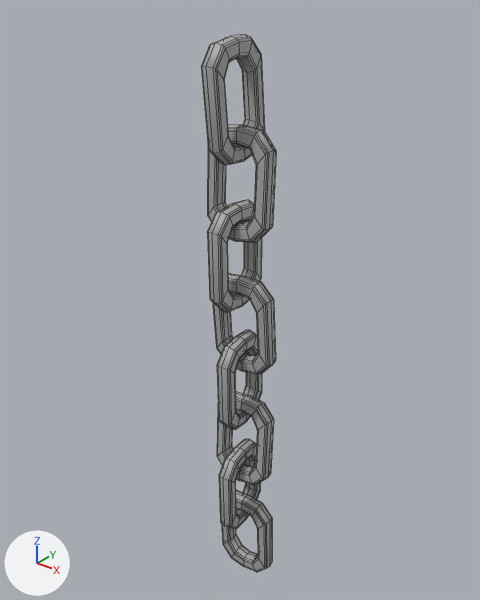
Before and after pictures for a commit that changed the FBX model Resources/Models/ART1_Chain_linked_low.fbx.
One viewpoint serves both versions: a 50 mm lens placed at (0.235, -0.29, 0.024), pointed at (-0.011, 0.017, -0.166). The axes (+X, +Y, +Z) are drawn at lower left. The lights are the same throughout. The older version comes first. Mesh edges are drawn as thin lines. Where no turn or scale is listed for an object, it has been applied to the vertices.
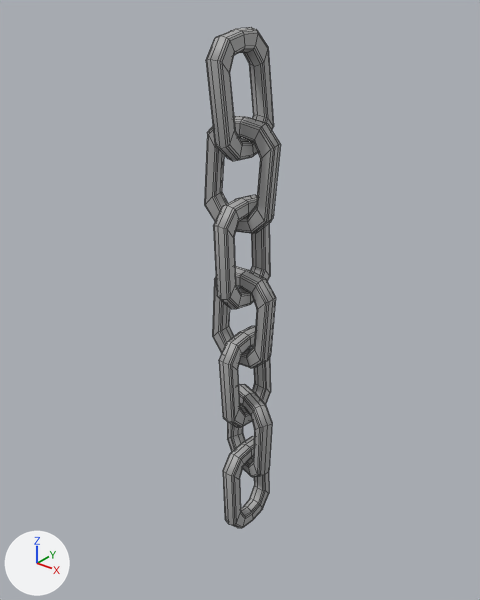
Location of each change, (x1, y1, x2, y2) in pixels of the pictures (480 x 600 px; the box of a moved part takes in the faces that stretch with it):
'pCube19', reshaped (7% shorter): before (201, 34, 276, 572); after (204, 27, 280, 528)
part 1 of me_mesh, moved or reshaped: before (201, 34, 265, 165); after (206, 27, 274, 161)
part 2 of me_mesh, moved or reshaped: before (222, 490, 272, 572); after (223, 436, 269, 528)
part 3 of me_mesh, moved or reshaped: before (207, 124, 276, 243); after (213, 195, 270, 309)
part 4 of me_mesh, moved or reshaped: before (217, 330, 262, 429); after (227, 384, 272, 477)
part 5 of me_mesh, moved or reshaped: before (213, 273, 276, 375); after (212, 266, 276, 368)
part 6 of me_mesh, deleted: before (219, 439, 260, 529)
part 7 of me_mesh, moved or reshaped: before (207, 200, 274, 485); after (204, 116, 280, 427)

Diff of the bpy script that builds the scene:
```diff
--- a/Resources/Models/ART1_Chain_linked_low.fbx.py
+++ b/Resources/Models/ART1_Chain_linked_low.fbx.py
@@ me_mesh @@
 # used by ob_pcube19; location = (0.0, 0.0, 0.0)
-me_mesh.from_pydata(...)  # 1120 vertices, 1120 faces; spans x -0.024..0.022, y -0.019..0.033, z -0.395..-0.004
+me_mesh.from_pydata(...)  # 980 vertices, 980 faces; spans x -0.025..0.025, y -0.021..0.032, z -0.343..0.0
+# me_mesh part 1: the loose piece of 140 vertices spanning x -0.011..0.0, y -0.019..0.03, z -0.073..-0.004 is multiplied about its middle by the matrix ((0.999, 0.038, -0.034), (-0.038, 0.999, 0.001), (0.034, 0.001, 0.999)), then moved by (0.007, -0.002, 0.004)
+# me_mesh part 2: the loose piece of 140 vertices spanning x -0.024..0.021, y 0.007..0.019, z -0.395..-0.326 is turned -91.6 degrees about the z axis through its middle, then moved by (0.003, -0.003, 0.052)
+# me_mesh part 3: the loose piece of 140 vertices spanning x -0.024..0.021, y -0.001..0.012, z -0.119..-0.05 is multiplied about its middle by the matrix ((-0.032, 0.997, -0.075), (-0.999, -0.032, 0.007), (0.004, 0.076, 0.997)), then moved by (0.003, -0.001, -0.042)
+# me_mesh part 4: the loose piece of 140 vertices spanning x -0.013..0.002, y -0.012..0.033, z -0.258..-0.189 is multiplied about its middle by the matrix ((0.43, -0.901, 0.049), (0.902, 0.427, -0.065), (0.038, 0.073, 0.997)), then moved by (0.007, 0.0, -0.039)
+# me_mesh part 5: the loose piece of 140 vertices spanning x -0.023..0.022, y 0.001..0.014, z -0.212..-0.143 is multiplied about its middle by the matrix ((0.991, 0.029, 0.127), (-0.03, 1.0, 0.009), (-0.127, -0.013, 0.992)), then moved by (0.0, -0.001, 0.006)
+# me_mesh part 6: the loose piece of 140 vertices spanning x -0.013..0.002, y -0.012..0.033, z -0.349..-0.28 is deleted
+# me_mesh part 7: 2 vertices moved within x -0.011..-0.002, y 0.005..0.017, z -0.239..-0.1; 278 vertices removed from x -0.024..0.021, y -0.016..0.029, z -0.304..-0.097; 278 vertices added at x -0.025..0.023, y -0.014..0.031, z -0.252..-0.045
 me_mesh.materials.append(mat_standardsurface1)
```
